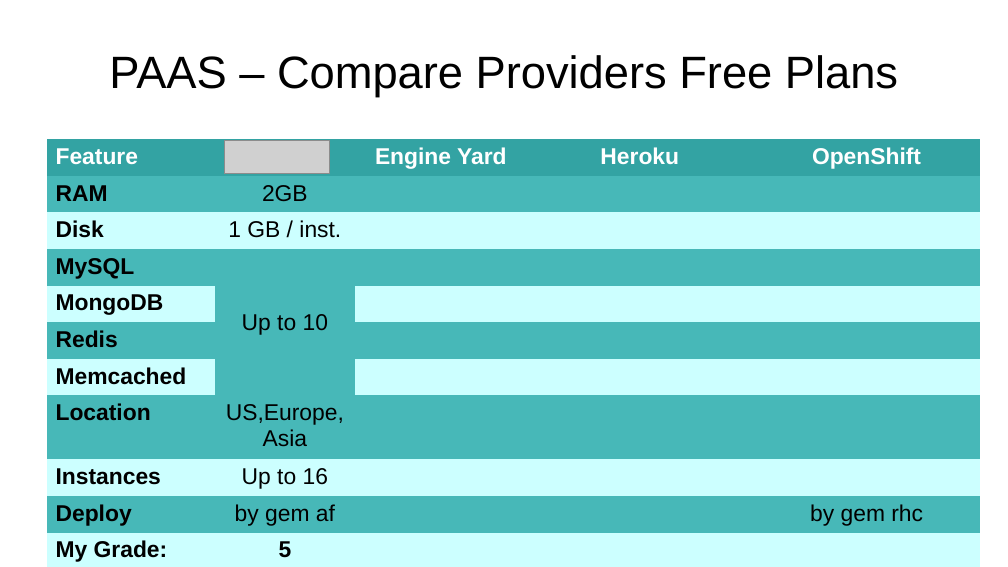
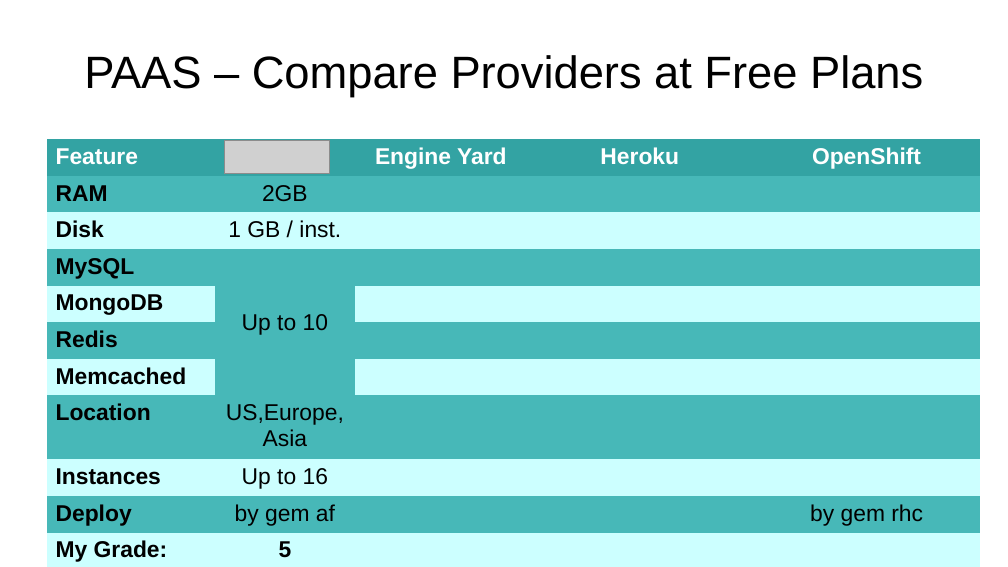
Before and after one commit to emgiezet/meetphp-8, a slide deck: slide 12 of presentation/presentation.odp (slide 10 before the commit). Drawn at 1008x567 pixels with LibreOffice and Linux fonts; fonts in the diff are those of the drawing; grey boxes stand for pictures; background and template pictures are left out. Boxes give left, top, right and bottom in pixels: in the first picture for what was removed or moved away, otherwise in the second. Text is boxed around its words. In the diff, an @@ line names an element or a change of style, - is before the commit and + after.

```diff
--- a/presentation/presentation.odp
+++ b/presentation/presentation.odp
@@ title at [84, 55, 923, 97]: text changed @@
-PAAS – Compare Providers Free Plans
+PAAS – Compare Providers at Free Plans
```
Also in this commit, not shown: 1 other slide changed, 4 slides added, 2 other files.
